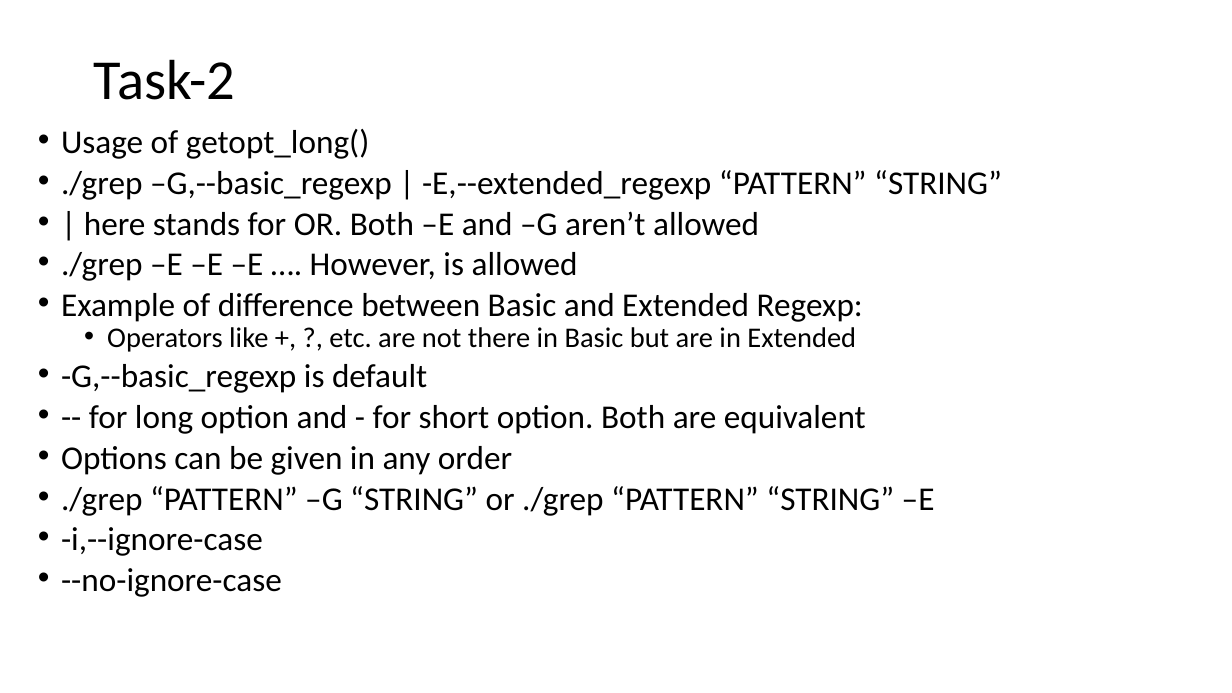
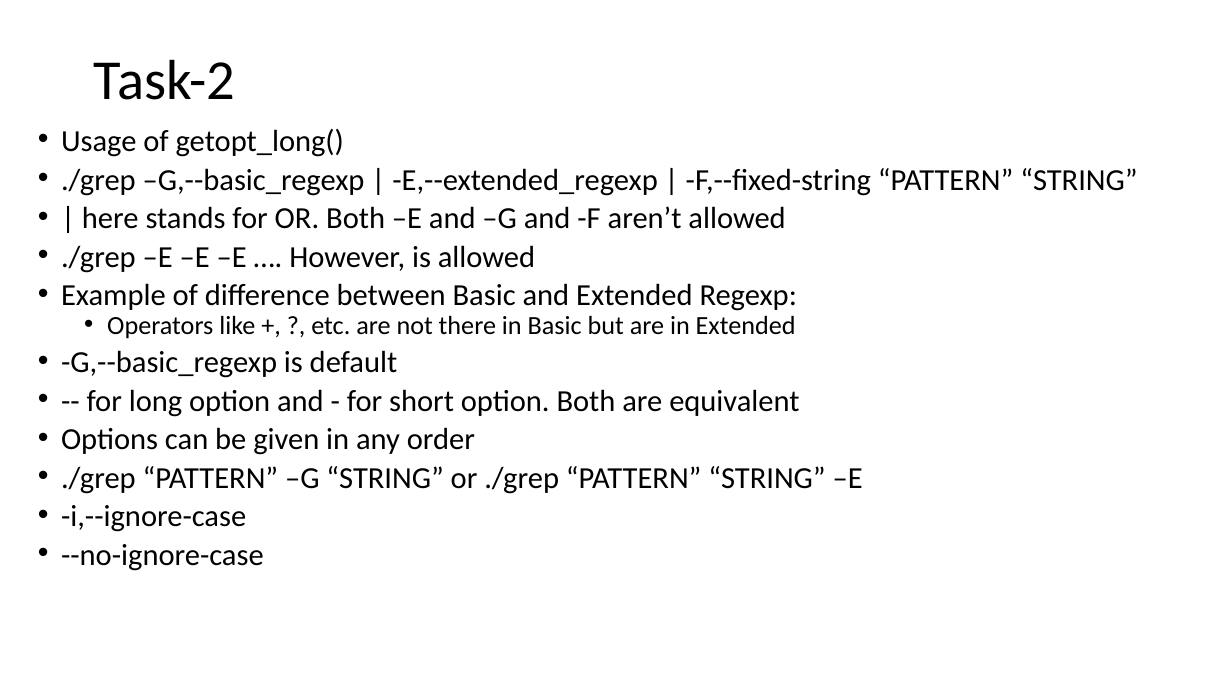
Before and after one commit to vishwesh-pujari/grep, a slide deck: slide 5 of grep.pptx. Drawn at 1232x693 pixels with LibreOffice and Linux fonts; fonts in the diff are those of the drawing. Boxes give left, top, right and bottom in pixels: in the first picture for what was removed or moved away, otherwise in the second. Text is boxed around its words. In the diff, an @@ line names an element or a change of style, - is before the commit and + after.

```diff
--- a/grep.pptx
+++ b/grep.pptx
@@ text at [61, 129, 863, 571]: size 25.9 to 23.8 pt in "Usage of getopt_long()", "./grep –E –E –E …. However, is ...", "Example of difference between Basic and Extended ...", "-G,--basic_regexp is default" and 5 more places; size 22.2 to 20.4 pt in "Operators like +, ?, etc. are not ..." @@
@@ text at [61, 168, 1137, 229]: text changed; size 25.9 to 23.8 pt @@
-• ./grep –G,--basic_regexp | -E,--extended_regexp “PATTERN” “STRING”
-• | here stands for OR. Both –E and –G aren’t allowed
+• ./grep –G,--basic_regexp | -E,--extended_regexp | -F,--fixed-string “PATTERN” “STRING”
+• | here stands for OR. Both –E and –G and -F aren’t allowed
```
Also in this commit, not shown: 3 other files.
